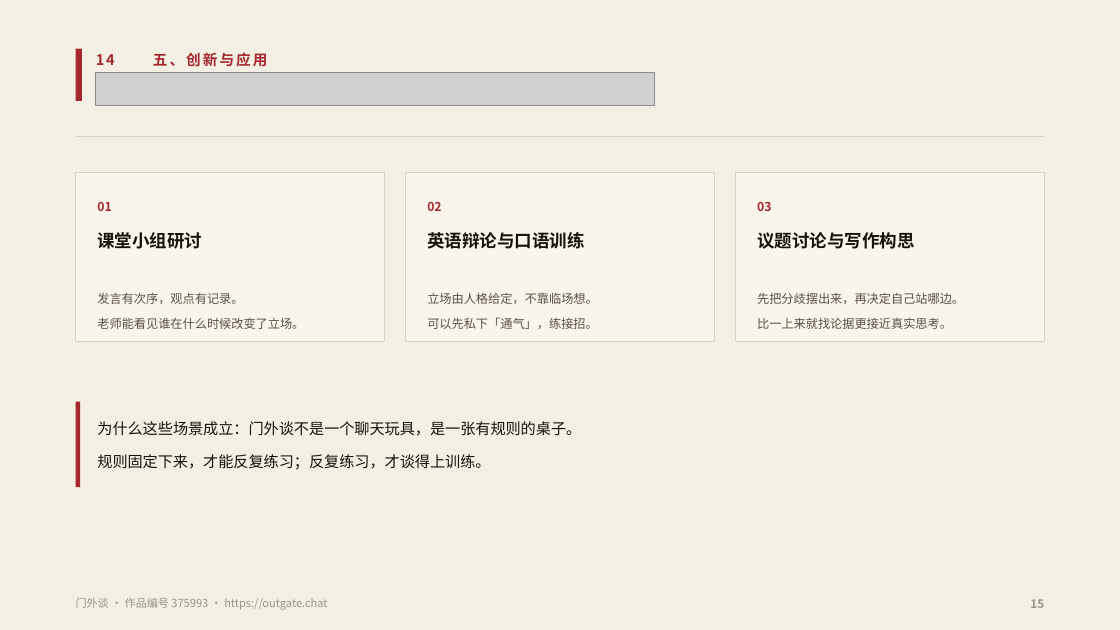
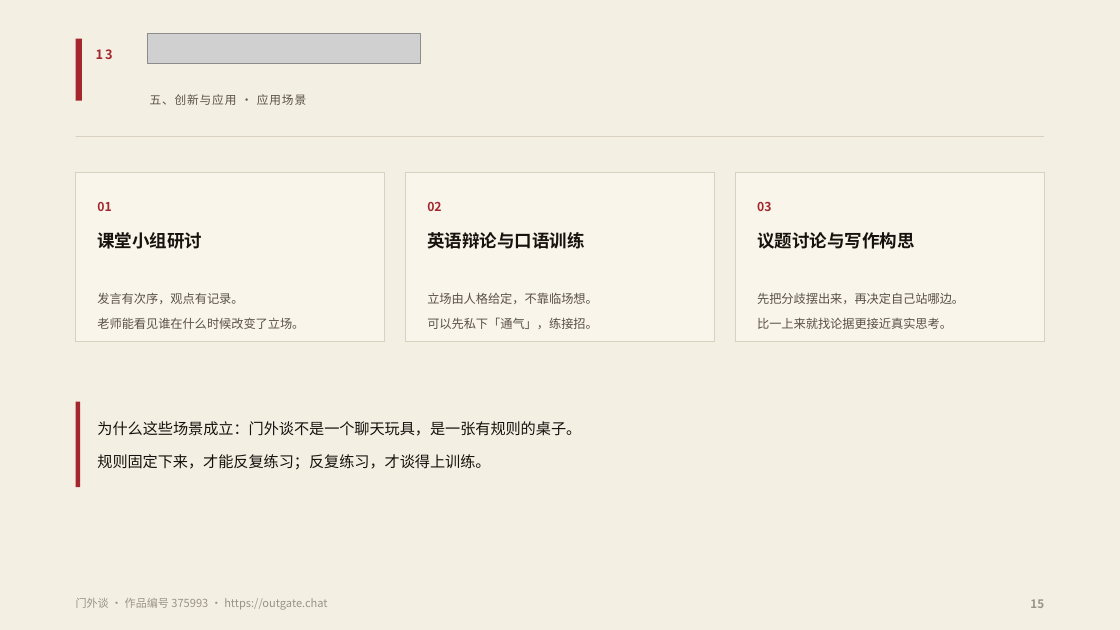
Before and after one commit to fsh114514/menwaitan, a slide deck: slide 15 of competition/答辩PPT.pptx. Drawn at 1120x630 pixels with LibreOffice and Linux fonts; fonts in the diff are those of the drawing; grey boxes stand for pictures. Boxes give left, top, right and bottom in pixels: in the first picture for what was removed or moved away, otherwise in the second. Text is boxed around its words. In the diff, an @@ line names an element or a change of style, - is before the commit and + after.

```diff
--- a/competition/答辩PPT.pptx
+++ b/competition/答辩PPT.pptx
@@ rectangle resized from (x1=76, y1=49, x2=82, y2=101) to (x1=76, y1=39, x2=82, y2=101) @@
@@ text at (x1=96, y1=49, x2=113, y2=59): text changed; size 12.5 to 11 pt @@
-14
+13
@@ picture added at (x1=148, y1=34, x2=421, y2=63) @@
@@ picture removed at (x1=96, y1=72, x2=655, y2=106) @@
@@ text at (x1=150, y1=94, x2=306, y2=105): text changed; size 12.5 to 10 pt; text colour #A3272C to #5A5147; bold off @@
-五、创新与应用
+五、创新与应用 · 应用场景
```
Also in this commit, not shown: 13 other slides changed, 9 other files.
